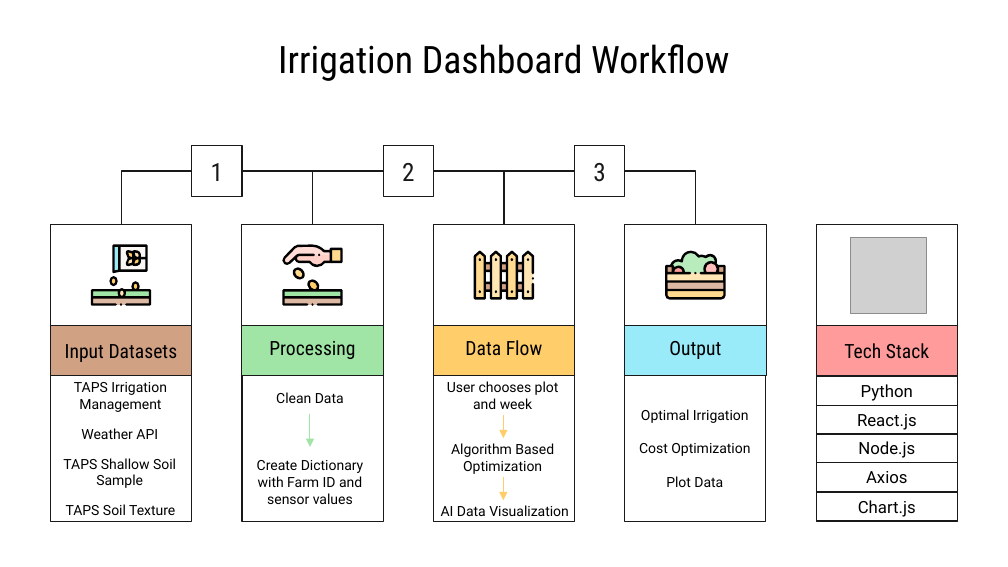
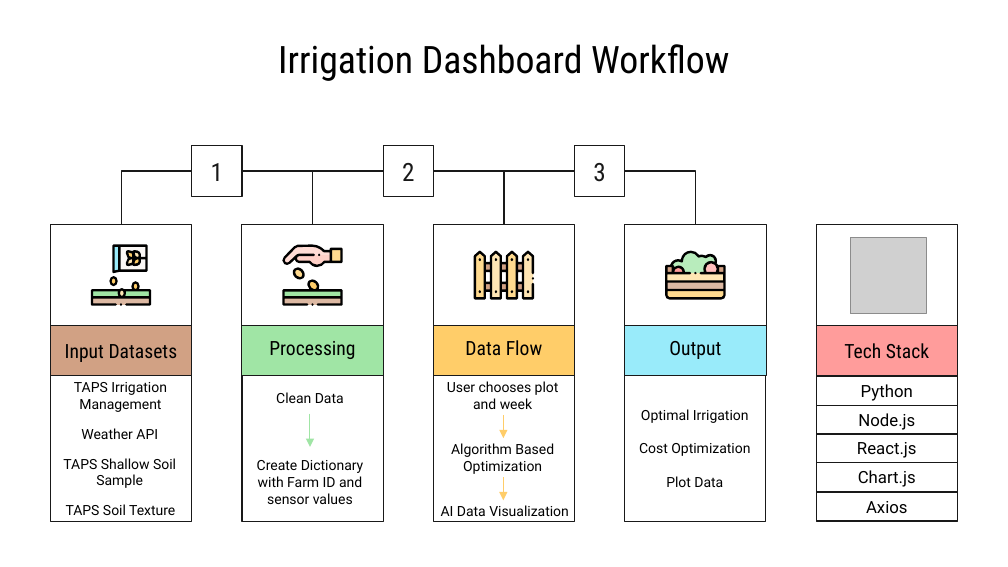
Before and after one commit to aayush24rai/TAPS-2024-Hackathon, a slide deck: slide 2 of CtrlAltElite_WildcatHackathon.pptx. Drawn at 1008x567 pixels with LibreOffice and Linux fonts; fonts in the diff are those of the drawing; grey boxes stand for pictures. Boxes give left, top, right and bottom in pixels: in the first picture for what was removed or moved away, otherwise in the second. Text is boxed around its words. In the diff, an @@ line names an element or a change of style, - is before the commit and + after.

Commit message:
Add files via upload
Updated presentation

```diff
--- a/CtrlAltElite_WildcatHackathon.pptx
+++ b/CtrlAltElite_WildcatHackathon.pptx
@@ text in rectangle at <box>858,413,915,430</box>: text changed @@
-React.js
+Node.js
@@ text in rectangle at <box>857,442,917,458</box>: text changed @@
-Node.js
+React.js
@@ rectangle "Chart.js": place and size @@
-rectangle "Chart.js" at <box>816,492,958,520</box>
+rectangle "Chart.js" at <box>816,463,958,491</box>
@@ rectangle "Axios": place and size @@
-rectangle "Axios" at <box>816,463,958,491</box>
+rectangle "Axios" at <box>816,492,958,520</box>
```
Also in this commit, not shown: 1 other file.
